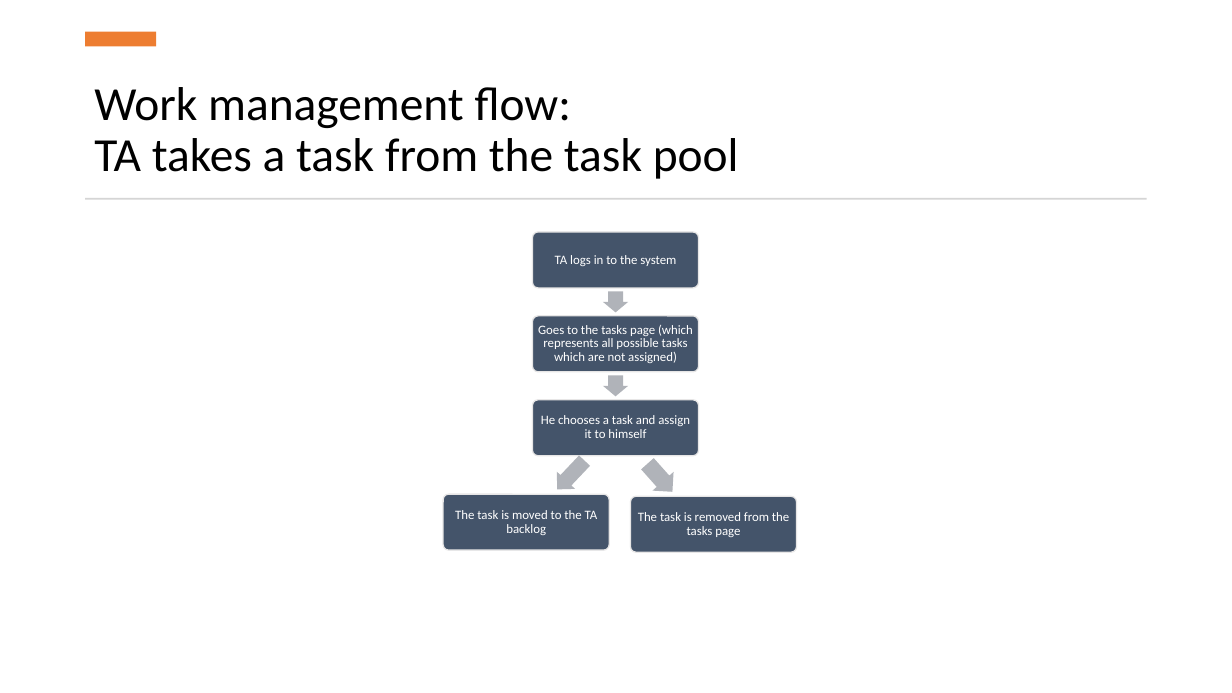
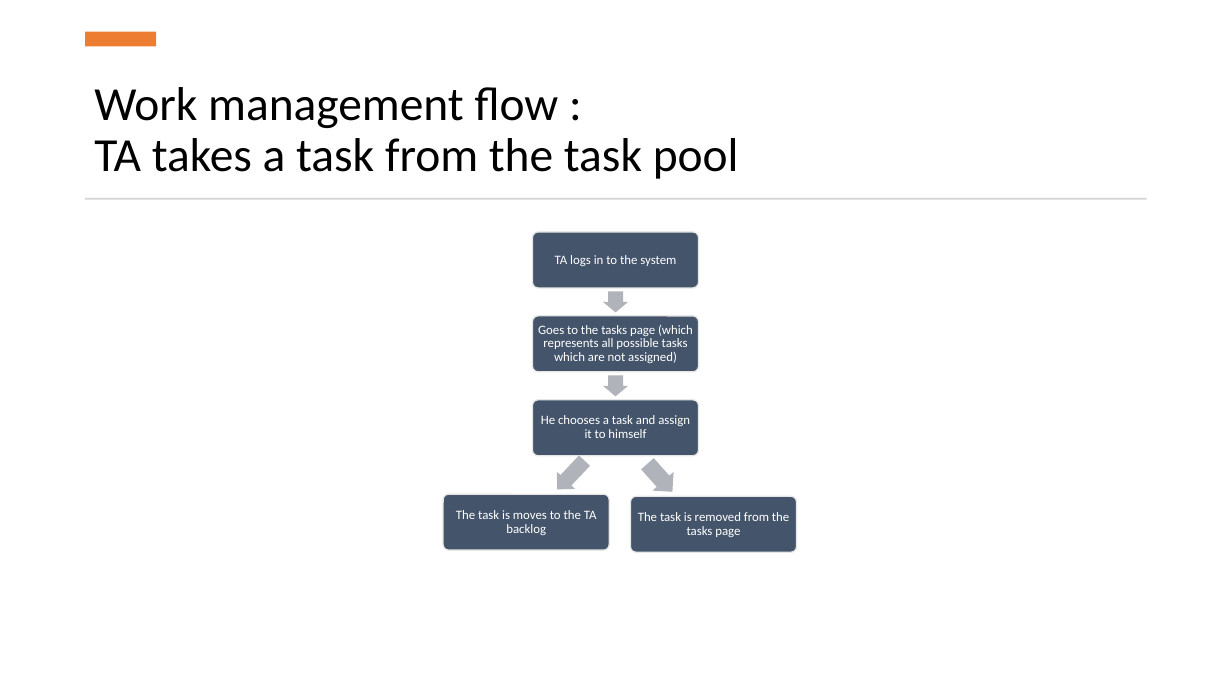
Before and after one commit to RoiTief/Exam-Management-System, a slide deck: slide 5 of docs/Proof of concept presentation.pptx (slide 3 before the commit). Drawn at 1232x693 pixels with LibreOffice and Linux fonts; fonts in the diff are those of the drawing. Boxes give left, top, right and bottom in pixels: in the first picture for what was removed or moved away, otherwise in the second. Text is boxed around its words. In the diff, an @@ line names an element or a change of style, - is before the commit and + after.

```diff
--- a/docs/Proof of concept presentation.pptx
+++ b/docs/Proof of concept presentation.pptx
@@ title at (94,87,739,179): spaces changed @@
-Work management flow:
-TA takes a task from the task pool
+Work management flow :
+TA takes a task from the task pool
@@ text at (456,510,597,535): text changed @@
-The task is moved to the TA backlog
+The task is moves to the TA backlog
```
Also in this commit, not shown: 3 other slides changed, 2 slides added.
